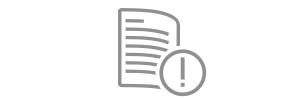
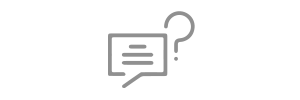
The second w=300, h=100 image is a revision of the first. Changes to its layers:
added group "contacttips" (1st of 2) with 1 layers above "camera" over [108, 11, 195, 88]
added layer "contacttips" (2nd of 2, in "contacttips") (66%) in group "contacttips" over [108, 11, 195, 88]
hid group "letter" (1st of 2) (2 layers) over [118, 8, 207, 97]
